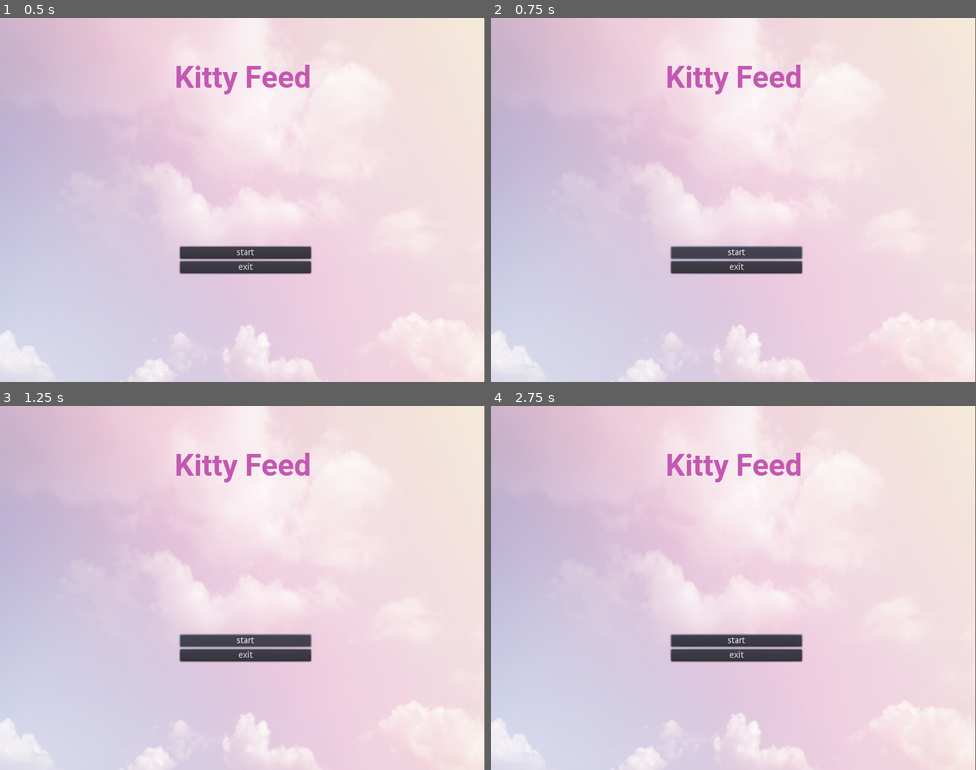
Above: before the commit, frames 1-4 (two rows, left to right).
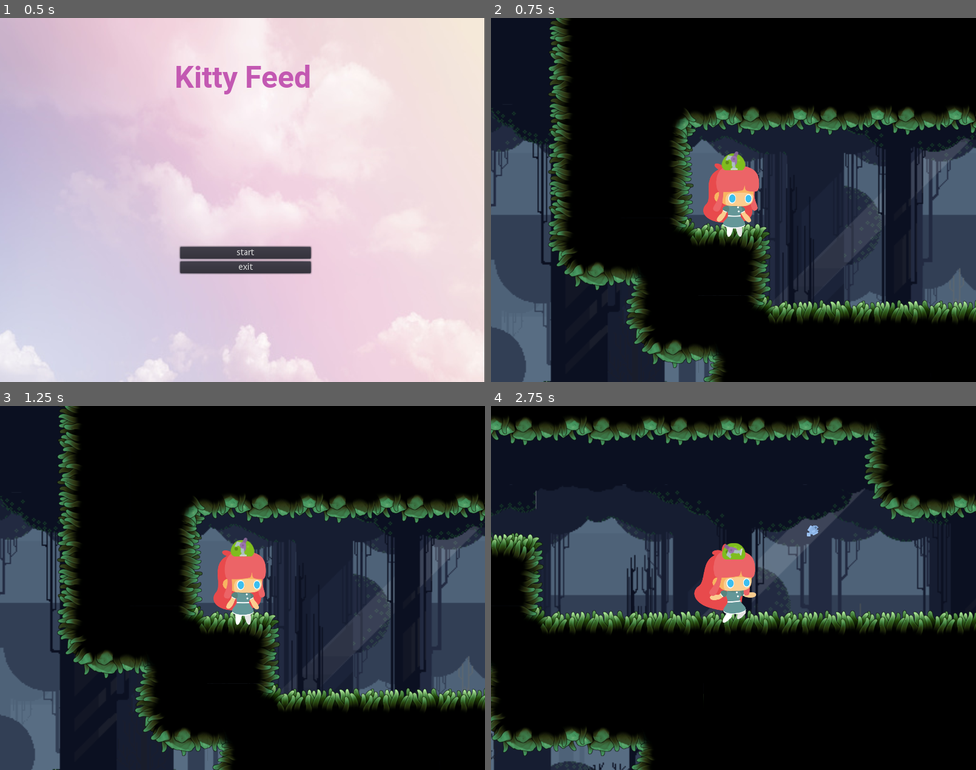
Above: after the commit, the same moments.

Repository: beluamat29/entregas-ipv-amat-maria-belen
Game: Godot game, scene res://src/screens/MainMenu.tscn
The game is run twice, just before and just after one commit, with the same random seed, the same clock (stepped at 60 frames per second) and the same inputs.
Inputs (mouse positions are in pixels of both pictures, inside the frame that each line leads up to):
- Up to frame 1 (0.5 s): no input
- Up to frame 2 (0.75 s): click "start" at 0.5 s
- Up to frame 3 (1.25 s): no input
- Up to frame 4 (2.75 s): click (738, 638) at 1.25 s, where only the run before the commit has a clickable "start"; move the mouse to (840, 569) at 2.02 s; hold D (move_right) from 2.03 s (still down); click (840, 569) at 2.1 s; tap Space (jump) at 2.27 s

Frame 1 is identical in both runs. In frame 2, 100% of the frame differs, in the area x 0-100%, y 0-100%; in frame 3, 100%; in frame 4, 100%.

Commit message:
empieza el juego cuando se apreta el boton de start

Diff:
--- a/entregas/entrega-7-amat-maria-belen/begin/src/game/levels/LevelManager.gd
+++ b/entregas/entrega-7-amat-maria-belen/begin/src/game/levels/LevelManager.gd
@@ -4,11 +4,12 @@
 
 onready var current_level_container: Node = $CurrentLevelContainer
 
-
-
 ## This won't run by itself. Use all variables and functions necessary to run this correctly.
+func _ready():
+	_setup_level(0)
 
 func _setup_level(id: int) -> void:
+	print(levels.size())
 	if id >= 0 && id < levels.size():
 		if current_level_container.get_child_count() > 0:
 			for child in current_level_container.get_children():
--- a/entregas/entrega-7-amat-maria-belen/begin/src/screens/ExitButton.gd
+++ b/entregas/entrega-7-amat-maria-belen/begin/src/screens/ExitButton.gd
@@ -1,20 +1,4 @@
 extends Button
-
-
-# Declare member variables here. Examples:
-# var a = 2
-# var b = "text"
-
-
-# Called when the node enters the scene tree for the first time.
-func _ready():
-	pass # Replace with function body.
-
-
-# Called every frame. 'delta' is the elapsed time since the previous frame.
-#func _process(delta):
-#	pass
-
 
 func _on_ExitButton_pressed():
 	get_tree().quit()
--- a/entregas/entrega-7-amat-maria-belen/begin/src/screens/MainMenu.gd
+++ b/entregas/entrega-7-amat-maria-belen/begin/src/screens/MainMenu.gd
@@ -1,7 +1,3 @@
 extends Node
 
-
-
-## HINT: Mouse input won't work by default for any button added because some other
-## Control node will consume the mouse input first.
-## Check what does the property Control.mouse_filter do in the docs and experiment.
+onready var levelManager = $LevelManager
--- a/entregas/entrega-7-amat-maria-belen/begin/src/screens/MainMenu.tscn
+++ b/entregas/entrega-7-amat-maria-belen/begin/src/screens/MainMenu.tscn
@@ -1,9 +1,10 @@
-[gd_scene load_steps=5 format=2]
+[gd_scene load_steps=6 format=2]
 
 [ext_resource path="res://src/screens/MainMenu.gd" type="Script" id=1]
 [ext_resource path="res://assets/fonts/Default-Big.tres" type="DynamicFont" id=2]
 [ext_resource path="res://assets/textures/background/clouds.jpeg" type="Texture" id=3]
 [ext_resource path="res://src/screens/ExitButton.gd" type="Script" id=4]
+[ext_resource path="res://src/screens/StartButton.gd" type="Script" id=5]
 
 [node name="MainMenu" type="Node"]
 script = ExtResource( 1 )
@@ -50,6 +51,7 @@
 margin_right = 216.0
 margin_bottom = 162.0
 text = "start"
+script = ExtResource( 5 )
 
 [node name="ExitButton" type="Button" parent="Container/Buttons"]
 margin_top = 166.0
@@ -58,4 +60,5 @@
 text = "exit"
 script = ExtResource( 4 )
 
+[connection signal="pressed" from="Container/Buttons/StartButton" to="Container/Buttons/StartButton" method="_on_StartButton_pressed"]
 [connection signal="pressed" from="Container/Buttons/ExitButton" to="Container/Buttons/ExitButton" method="_on_ExitButton_pressed"]
--- /dev/null
+++ b/entregas/entrega-7-amat-maria-belen/begin/src/screens/StartButton.gd
@@ -0,0 +1,4 @@
+extends Button
+
+func _on_StartButton_pressed():
+	get_tree().change_scene("res://src/game/levels/LevelManager.tscn")
